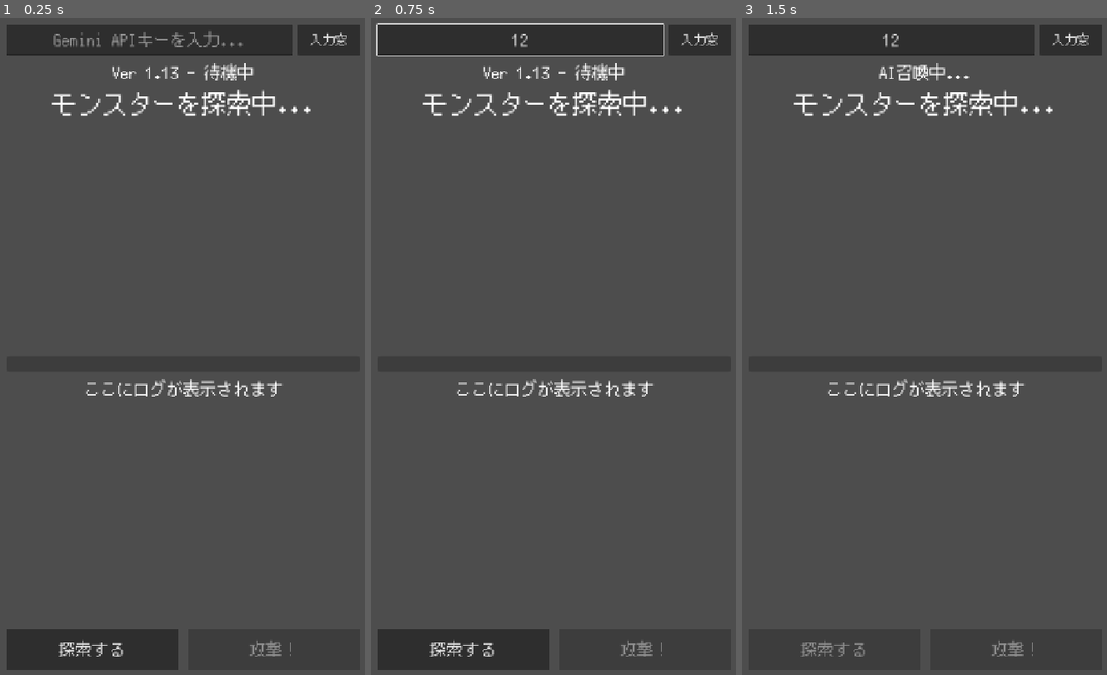
Above: before the commit, frames 1-3 (left to right).
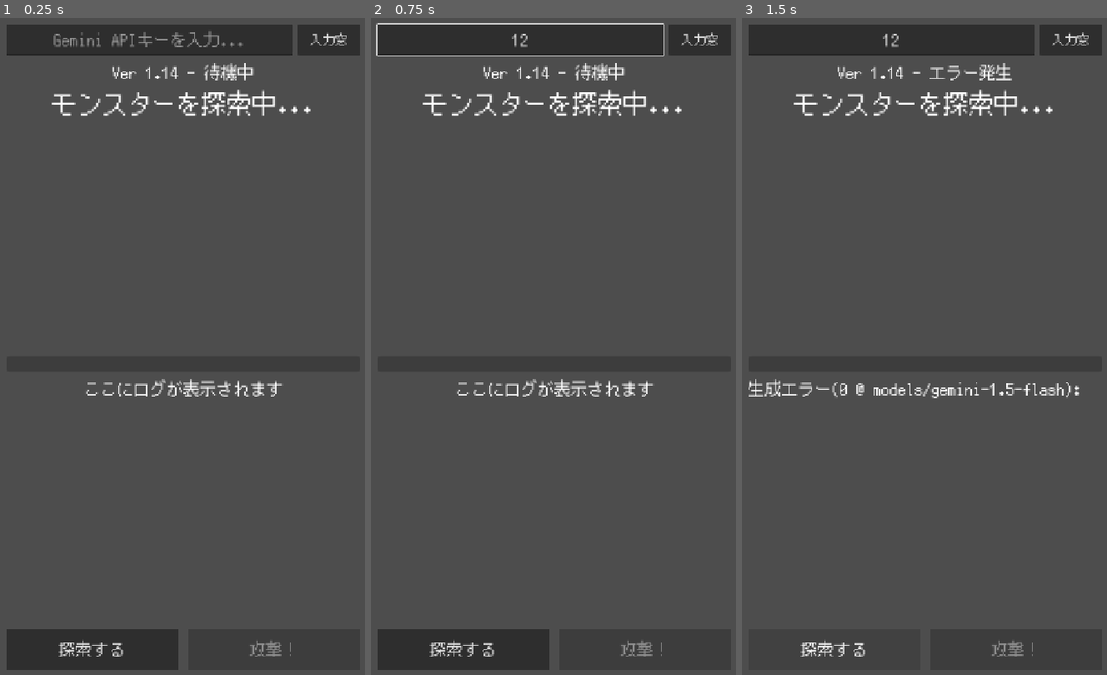
Above: after the commit, the same moments.

Repository: Usobanana/antigravity-aitest001
Game: Godot game, scene res://scenes/main.tscn
Same seed, same stepped clock (60 frames per second), same inputs: the game is played once before the commit and once after it.
Inputs (mouse positions are in pixels of both pictures, inside the frame that each line leads up to):
- Up to frame 1 (0.25 s): no input
- Up to frame 2 (0.75 s): click (520, 37) at 0.52 s; type "12" at 0.6 s
- Up to frame 3 (1.5 s): click "探索する" at 1.25 s

The runs differ from the first frame. In frame 1, less than 0.1% of the frame differs, in the area x 46-49%, y 7-10%; in frame 2, less than 0.1%; in frame 3, 1.7%, in the area x 1-93%, y 6-98%.

Commit message:
fix: restore missing request call in AIManager and update to Ver 1.14

Diff:
--- a/新しいゲームプロジェクト/scripts/ai_manager.gd
+++ b/新しいゲームプロジェクト/scripts/ai_manager.gd
@@ -21,6 +21,9 @@
 	var list_url = "https://generativelanguage.googleapis.com/v1beta/models?key=" + api_key
 	var http_request = HTTPRequest.new()
 	add_child(http_request)
+	http_request.request_completed.connect(_on_debug_completed.bind(api_key))
+	http_request.request(list_url, [], HTTPClient.METHOD_GET)
+
 func _on_debug_completed(result, response_code, headers, body, api_key):
 	var response_text = body.get_string_from_utf8()
 
--- a/新しいゲームプロジェクト/scripts/main.gd
+++ b/新しいゲームプロジェクト/scripts/main.gd
@@ -13,7 +13,7 @@
 @onready var key_prompt_button = $UI/KeyInputHBox/KeyPromptButton
 @onready var monster_image = $UI/MonsterInfo/MonsterImage
 const SAVE_PATH = "user://settings.cfg"
-const APP_VERSION = "Ver 1.13"
+const APP_VERSION = "Ver 1.14"
 const STYLE_PROMPT = "digital illustration, dark fantasy, epic, highly detailed, cinematic lighting, centered on solid dark background"
 
 var image_http_request: HTTPRequest
